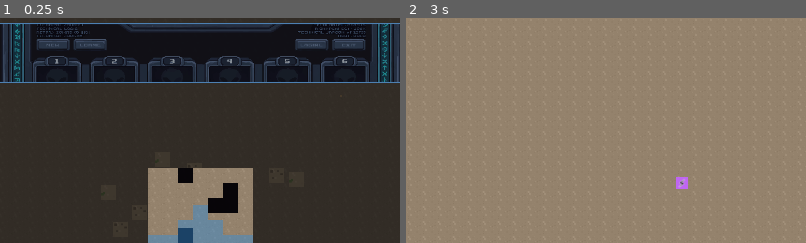
Above: before the commit, frames 1-2 (left to right).
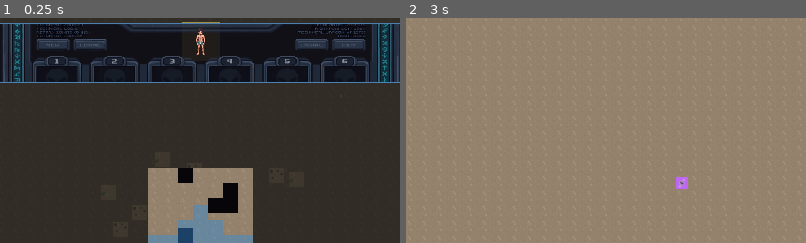
Above: after the commit, the same moments.

Repository: AhmiDarrow/FallenEarth
Game: Godot game, scene res://scenes/TacticalCombat.tscn
The game is run twice, just before and just after one commit, with the same random seed, the same clock (stepped at 60 frames per second) and the same inputs. This scene is started directly instead of the project's main scene.
Inputs:
- Up to frame 1 (0.25 s): no input
- Up to frame 2 (3 s): click "Attack" at 0.5 s; click "Wait" at 1.25 s; click "Finish Turn" at 2 s; click "Retreat" at 2.75 s
The pictures show only the part of the screen within x 25-75%, y 0-50%; the shares and areas given below are measured in that part.

The runs differ from the first frame. In frame 1, 0.2% of the frame differs, in the area x 45-55%, y 1-17%; in frame 2, nothing differs.
Error before the commit: Invalid assignment of property or key 'size' with value of type 'Vector2' on a base object of type 'null instance'. (res://scripts/combat/TurnOrderBar.gd:140)

Commit message:
fix(battle): remove dead HPBg/CTBar refs from TurnOrderBar.refresh
The refresh() clearing loop still tried to access HPBg/HPFill and
CTBar which were removed in the previous commit. Drops those
references so refresh doesn't error out on get_node.

Diff:
--- a/scripts/combat/TurnOrderBar.gd
+++ b/scripts/combat/TurnOrderBar.gd
@@ -136,10 +136,6 @@
 		slot.visible = false
 		var portrait: TextureRect = slot.get_node("Portrait")
 		portrait.texture = null
-		var hp_fill: ColorRect = slot.get_node("HPBg/HPFill")
-		hp_fill.size = Vector2(0, 4)
-		var ct_bar: ColorRect = slot.get_node("CTBar")
-		ct_bar.size = Vector2(0, 2)
 		var active_glow: ColorRect = slot.get_node("ActiveGlow")
 		active_glow.color = Color(COLOR_ACTIVE.r, COLOR_ACTIVE.g, COLOR_ACTIVE.b, 0.0)
 	# Sort units by descending CT
